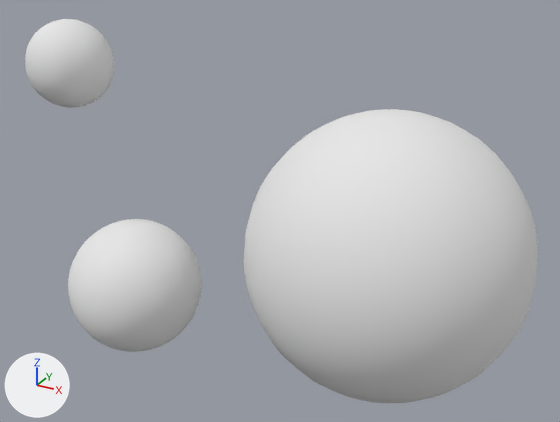
The OBJ model data/spheres/spheres3.obj, before and after one commit.
The view is the same before and after, from a 50 mm lens placed at (56.8, -123.9, 88.2), pointed at (4.2, -28.2, 40.4). Arrows for +X, +Y and +Z are at lower left; the lights stay in place. Where no turn or scale is listed for an object, it has been applied to the vertices.

Objects in the first picture: 'spheres3'.
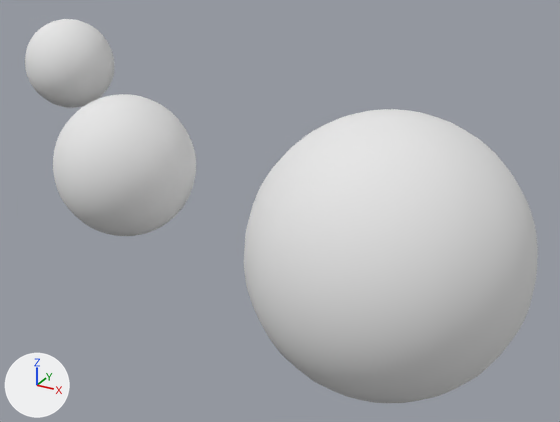
Commit message: spheres scene

Changed parts and their boxes [x1, y1, x2, y2] in the pictures (560 x 422 px; the box of a moved part takes in the faces that stretch with it):
part 1 of me_spheres3, moved or reshaped
    before: [68, 219, 202, 352]
    after: [53, 94, 196, 236]

The change in detail:
me_spheres3 has 3426 vertices, 6840 faces and spans x -43.1..42.9, y -51.0..-8.9, z 17.1..65.9.
me_spheres3 is used by ob_spheres3; location (0.0, 0.0, 0.0).
me_spheres3 part 1: the loose piece of 1522 vertices spanning x -25.2..-4.5, y -51.0..-30.4, z 18.1..38.9 is moved by (0.0, 0.0, 20.0).
